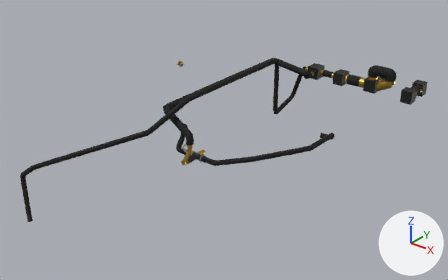
Before and after pictures for a commit that changed the glTF model porsche-911sc-engine/parts/vacuum-fittings.glb.
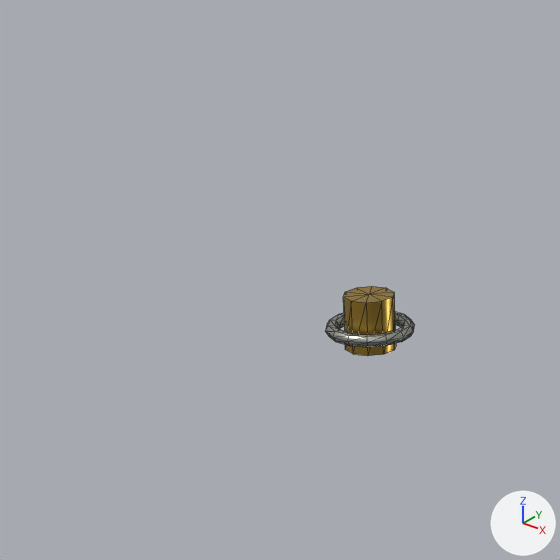
Old and new are each drawn whole from a 50 mm lens placed at (429.0, -539.0, 589.0), pointed at (-17.0, 18.0, 243.0) and again close up on the part from 33% to 44% of the width and 13% to 30% of the height. Every picture has the same lights, and +X, +Y and +Z are marked at lower right. The last two pictures show the newer version. The close-ups show mesh edges as thin lines. Where no turn or scale is listed for an object, it has been applied to the vertices. Vertices at exactly the same position are counted once.

The older version as bpy lines, for what is in view:
```python
me_mesh_1 = bpy.data.meshes.new('Mesh_1')
me_mesh_1.from_pydata(...)  # 374 vertices, 688 faces; spans x -126.0..126.0, y -140.0..140.0, z -38.0..38.0
me_mesh_1.materials.append(mat_brass)  # yellow #c9a54a
me_mesh_2 = bpy.data.meshes.new('Mesh_2')
me_mesh_2.from_pydata(...)  # 420 vertices, 840 faces; spans x -53.8..53.8, y -49.7..49.7, z -37.8..37.8
me_mesh_2.materials.append(mat_zincplate)  # grey #b4b6ae
ob_vacuum_fittings_brass = bpy.data.objects.new('vacuum-fittings:brass', me_mesh_1)
ob_vacuum_fittings_brass.location = (37.2, 55.7, 295.6)
ob_vacuum_fittings_zincplate = bpy.data.objects.new('vacuum-fittings:zincPlate', me_mesh_2)
ob_vacuum_fittings_zincplate.location = (-37.1, -28.9, 293.0)
```
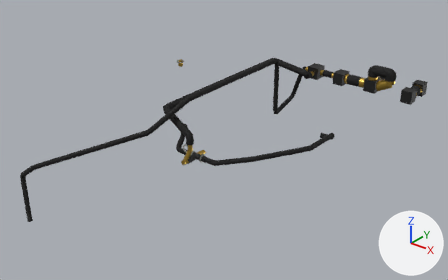
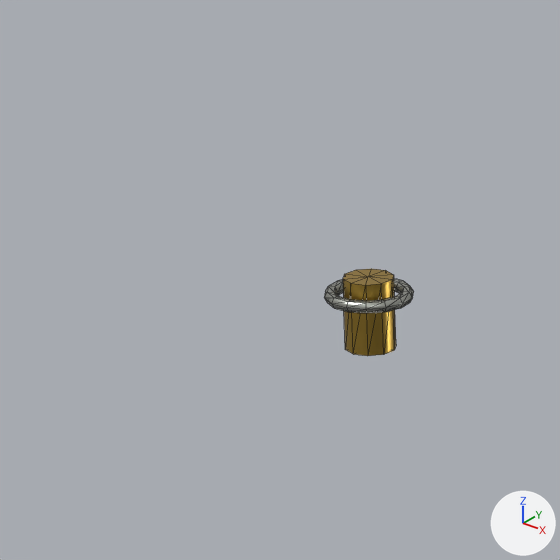
Where the newer file only moved an object's origin or applied its transform, the numbers keep the older frame.

What differs and where, as boxes (x1, y1, x2, y2) in the close-ups (560 x 560 px):
'vacuum-fittings:brass', reshaped
    before: (344, 286, 396, 356)
    after: (343, 269, 396, 356)
'vacuum-fittings:zincPlate', reshaped
    before: (325, 312, 415, 347)
    after: (324, 278, 414, 313)

What changed in the scene script:
```text
Change me_mesh_1:
    used by ob_vacuum_fittings_brass; location = (37.2, 55.7, 295.6)
    remove me_mesh_1.from_pydata(...)  # 374 vertices, 688 faces; spans x -126.0..126.0, y -140.0..140.0, z -38.0..38.0
    add me_mesh_1.from_pydata(...)  # 374 vertices, 688 faces; spans x -126.0..126.0, y -140.0..140.0, z -38.0..40.0
    me_mesh_1 part 1: all 11 vertices in x -126.0..-121.0, y -43.0..-37.0, z 38.0 are moved by (0.0, 0.0, 2.0)
Change me_mesh_2:
    used by ob_vacuum_fittings_zincplate; location = (-37.1, -28.9, 293.0)
    remove me_mesh_2.from_pydata(...)  # 420 vertices, 840 faces; spans x -53.8..53.8, y -49.7..49.7, z -37.8..37.8
    add me_mesh_2.from_pydata(...)  # 420 vertices, 840 faces; spans x -53.8..53.8, y -49.7..49.7, z -37.8..41.6
    me_mesh_2 part 2: the loose piece of 84 vertices spanning x -53.8..-44.0, y 40.1..49.7, z 36.6..37.8 is moved by (0.0, 0.0, 3.8)
```
